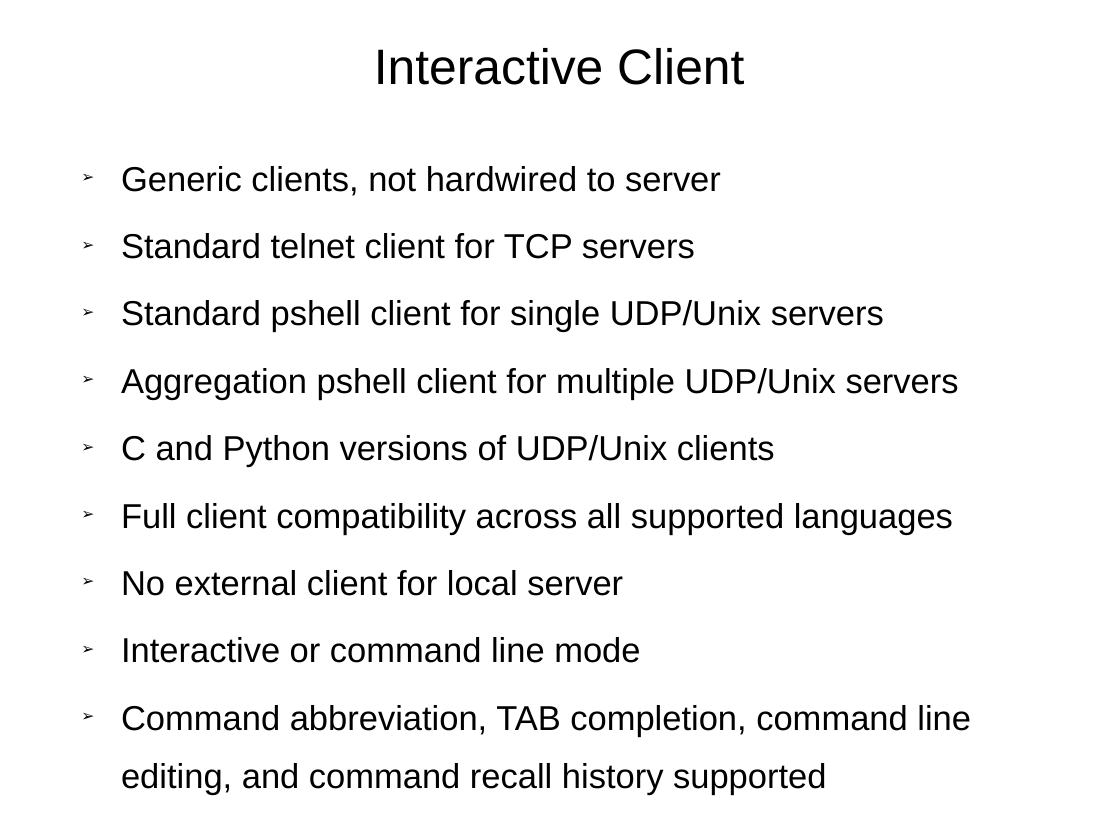
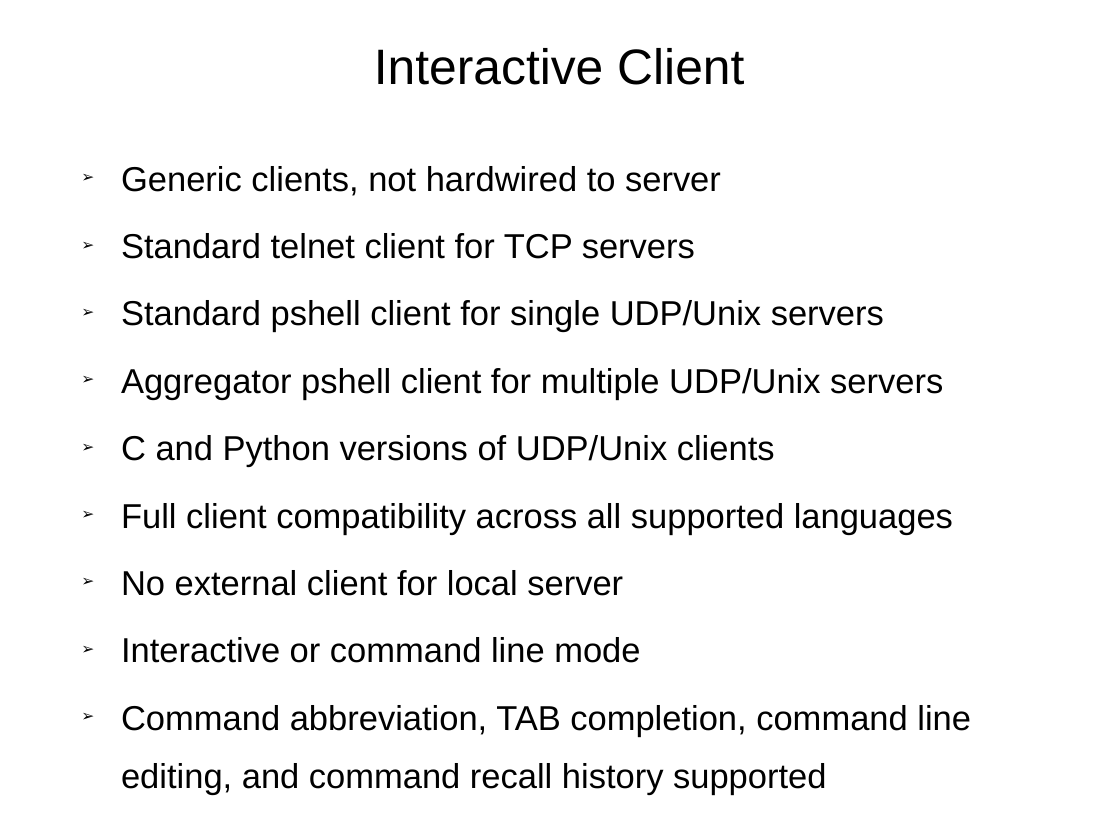
Before and after one commit to RonIovine/pshell, a slide deck: slide 4 of PSHELL-Framework.ppt. Drawn at 1120x840 pixels with LibreOffice and Linux fonts; fonts in the diff are those of the drawing. Boxes give left, top, right and bottom in pixels: in the first picture for what was removed or moved away, otherwise in the second. Text is boxed around its words. In the diff, an @@ line names an element or a change of style, - is before the commit and + after.

```diff
--- a/PSHELL-Framework.ppt
+++ b/PSHELL-Framework.ppt
@@ text at [121, 368, 943, 400]: text changed @@
-➢ Aggregation pshell client for multiple UDP/Unix servers
+➢ Aggregator pshell client for multiple UDP/Unix servers
```
Also in this commit, not shown: 1 other slide changed, 5 other files.
